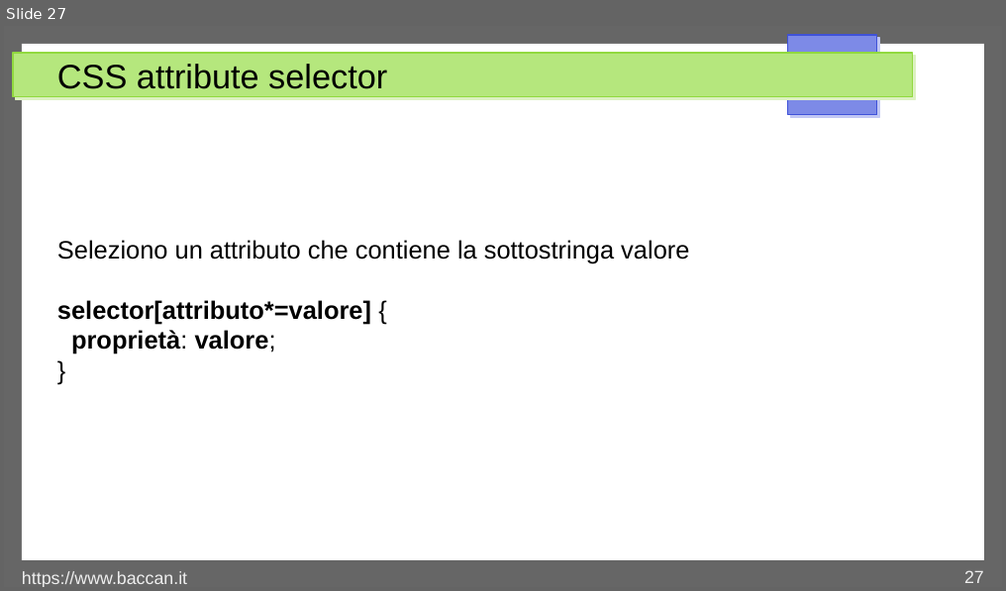
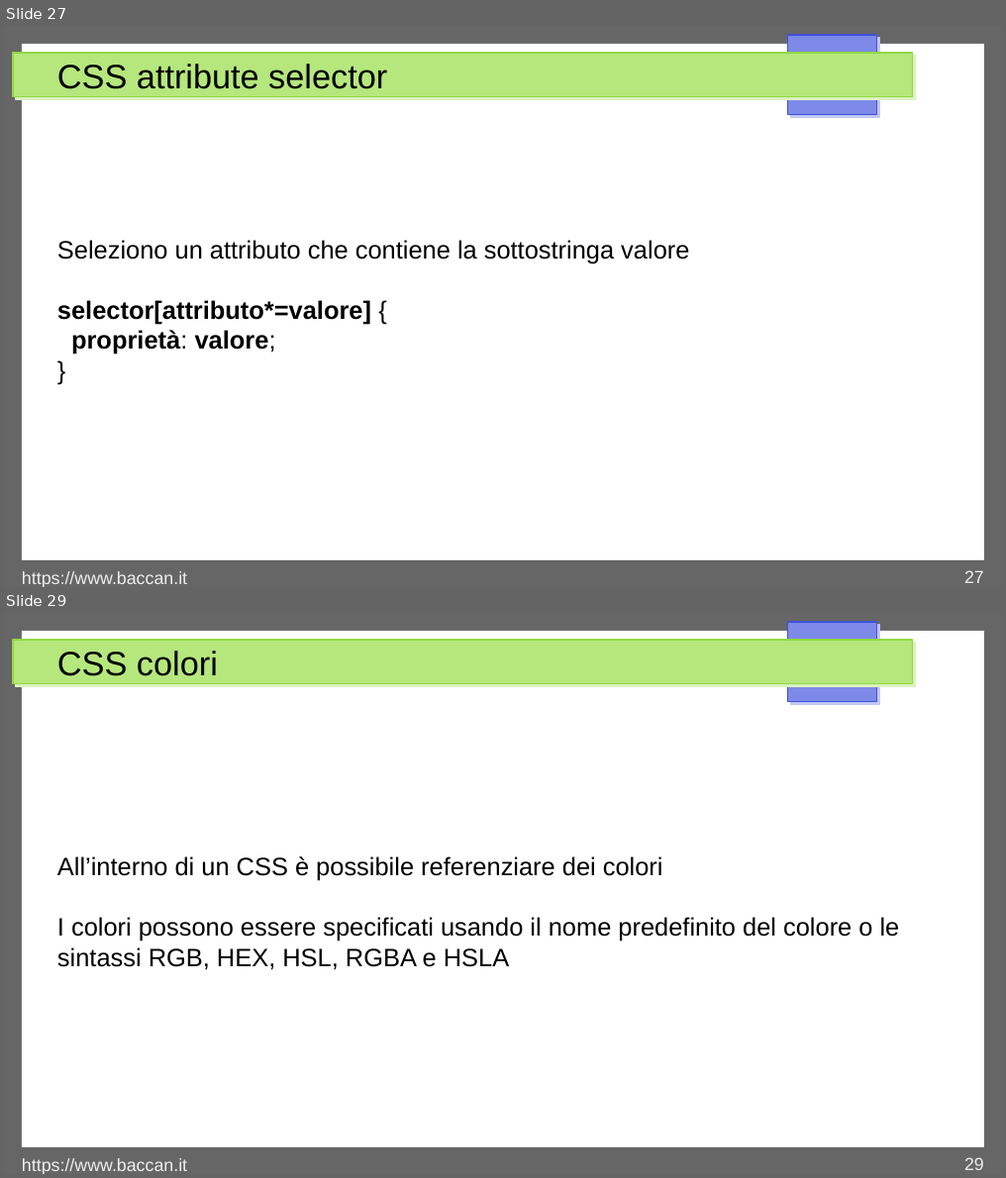
Before and after one commit to matteobaccan/CorsoCSS, a slide deck: Chapter_css.odp. Shown one above the other, each under a label of ours: slide 27 before the commit, slides 27 and 29 after it; the slides between them are not shown. The pictures are 1006x591 and 1006x1178 pixels, drawn with LibreOffice and Linux fonts; fonts in the diff are those of the drawing. Boxes give left, top, right and bottom in pixels: in the first picture for what was removed or moved away, otherwise in the second. Text is boxed around its words. In the diff, an @@ line names an element or a change of style, - is before the commit and + after.

```diff
--- a/Chapter_css.odp
+++ b/Chapter_css.odp
@@ slide 29 added at (x1=4, y1=613, x2=1002, y2=1174), background #FFFFFF; not listed: 4 template elements that a slide beside it also shows @@
@@ title added at (x1=57, y1=651, x2=218, y2=676), 27 pt, text #000000 @@
+CSS colori
@@ text added at (x1=57, y1=857, x2=900, y2=970), 20 pt, text #000000 @@
+All’interno di un CSS è possibile referenziare dei colori
+I colori possono essere specificati usando il nome predefinito del colore o le sintassi RGB, HEX, HSL, RGBA e HSLA
@@ text added at (x1=22, y1=1158, x2=187, y2=1174), 14 pt, text #EEEEEE @@
+https://www.baccan.it
@@ page number added at (x1=964, y1=1157, x2=984, y2=1170), 14 pt, text #EEEEEE @@
+29
```
Also in this commit, not shown: 5 other slides added, 6 other files.
